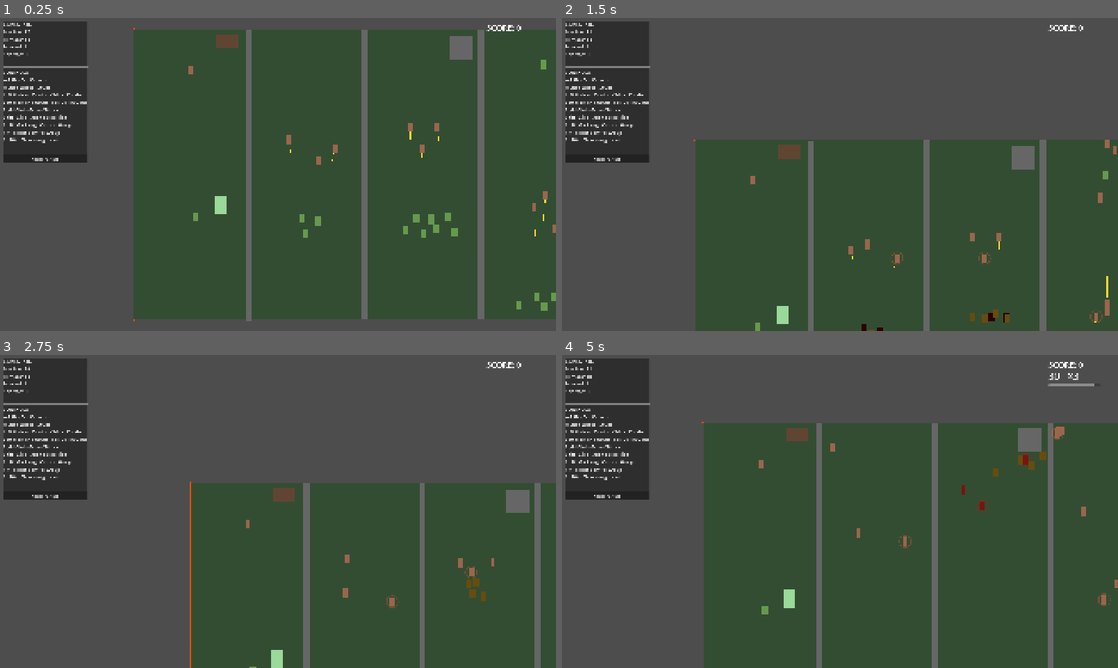
Above: before the commit, frames 1-4 (two rows, left to right).
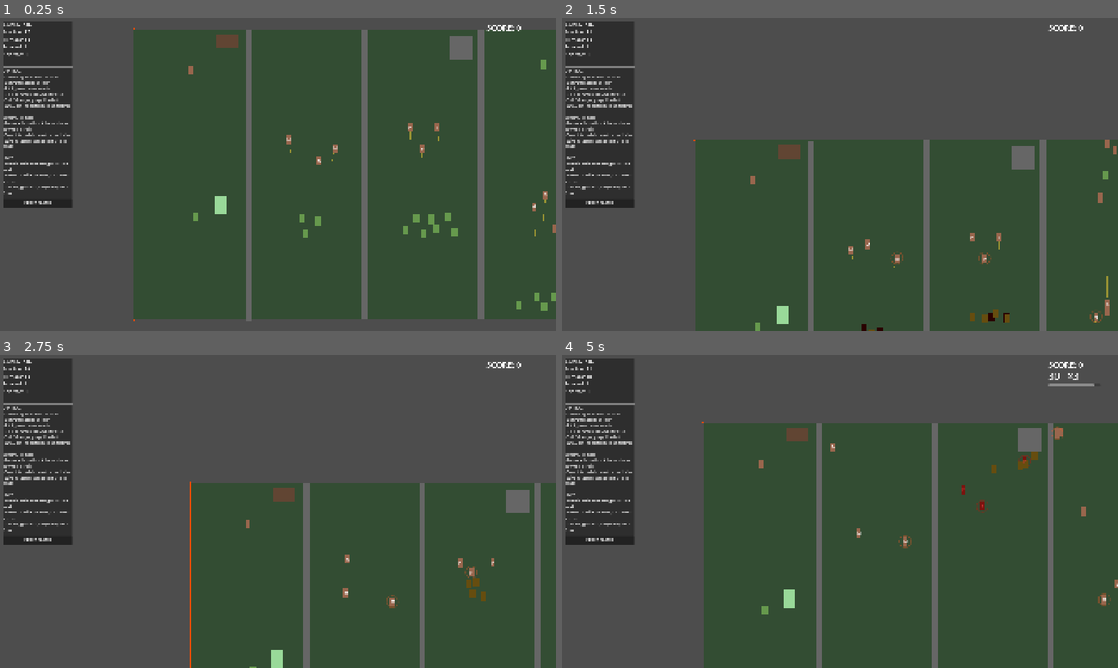
Above: after the commit, the same moments.

Repository: bengoodvach-draffin/dead-corps
Game: Godot game, scene res://scenes/sandbox_level_human_testing.tscn
The game is run twice, just before and just after one commit, with the same random seed, the same clock (stepped at 60 frames per second) and the same inputs. This scene is started directly instead of the project's main scene.
Inputs (mouse positions are in pixels of both pictures, inside the frame that each line leads up to):
- Up to frame 1 (0.25 s): no input
- Up to frame 2 (1.5 s): tap Enter at 0.5 s; move the mouse to (812, 237) at 0.52 s; hold Right mouse button (command) 0.53-1.28 s; hold Up from 0.53 s (still down); click (812, 237) at 0.8 s; move the mouse to (1006, 221) at 1.27 s; click (1006, 221) at 1.35 s
- Up to frame 3 (2.75 s): right-click (444, 558) at 1.55 s; move the mouse to (111, 464) at 2.02 s; release Up at 2.03 s; hold Left from 2.03 s (still down); hold S (camera_down) from 2.03 s (still down); click (111, 464) at 2.3 s
- Up to frame 4 (5 s): move the mouse to (867, 511) at 2.77 s; release S (camera_down) at 2.78 s; tap A (camera_left) at 2.85 s; right-click (867, 511) at 3.05 s; move the mouse to (756, 433) at 3.52 s; release Left at 3.53 s; hold Down 3.53-4.28 s; hold D (camera_right) 3.53-4.28 s; click (756, 433) at 3.8 s; move the mouse to (962, 495) at 4.27 s; hold Right from 4.28 s (still down); tap W (camera_up) at 4.35 s; right-click (962, 495) at 4.55 s

The runs differ from the first frame. In frame 1, 4.0% of the frame differs, in the area x 0-99%, y 1-70%; in frame 2, 4.0%; in frame 3, 4.0%; in frame 4, 4.2%, in the area x 0-100%, y 1-79%.
Error in both runs: Out of bounds get index '4' (on base: 'Array[int]') (res://scripts/fear_detector.gd:62)

Commit message:
Visual + pathing pass: zombie nav, HUD/readability polish (v0.43.0)
Zombie pathing (closes the long-standing no-nav-pursuit flag for zombies):
- zombie.gd nav_move_toward(): drives the (previously dormant)
  NavigationAgent2D — sets the target, steers to the next path point, so
  movement routes around buildings/walls. Avoidance stays off (no RVO,
  deterministic). Falls back to straight-line if the path isn't ready.
- Used by calm commanded moves (_tick_calm) and feral pursuit
  (feral_brain). Pounce flight stays straight-line (in-range lunge); the
  pounce-range check is unchanged, so the final ~40px closes directly.
Readability / HUD:
- human.gd: fill lines drawn at 50% alpha (ambient, not in-your-face);
  armed classes stamped with a class letter — M / P / G (civilians blank),
  drawn above the body and click-transparent.
- combo_hud.gd: the bank "+amount" is now large and gold (the payoff
  reads), flying up into SCORE.
- debug_overlay.gd: rewritten — v2 controls, a concise combo-scoring
  summary, and a unit colour/letter legend; smaller font + word-wrap
  pinned to ~the controls-line width so long lines wrap instead of
  widening the panel.
(Verified separately: feral pursuit and commanded moves are the same
zombie_speed — the "feral feels faster" was BOID crowding of grouped
calm moves, not a base-speed bug; nav reduces the stalling that fed it.)
Parse gate clean; verified boot + playtest.

Diff:
--- a/scenes/puzzle_test_2.tscn
+++ b/scenes/puzzle_test_2.tscn
@@ -455,13 +455,13 @@
 alignment_rate = 0.3
 
 [node name="Human5" parent="TestLevel/Level 7" unique_id=1346925049 instance=ExtResource("7_75tbc")]
-position = Vector2(-744, -204)
+position = Vector2(-745, -290)
 initial_state = 1
 cohesion_strength = 12.0
 alignment_rate = 0.3
 
 [node name="Human77" parent="TestLevel/Level 7" unique_id=502029967 instance=ExtResource("7_75tbc")]
-position = Vector2(-743, -149)
+position = Vector2(-744, -235)
 initial_state = 1
 patrol_mode = 1
 patrol_waypoints = Array[Vector2]([Vector2(50, -421), Vector2(170, -421), Vector2(170, -190)])
@@ -469,13 +469,13 @@
 alignment_rate = 0.3
 
 [node name="Human78" parent="TestLevel/Level 7" unique_id=1388837837 instance=ExtResource("7_75tbc")]
-position = Vector2(-807, -189)
+position = Vector2(-808, -275)
 initial_state = 1
 cohesion_strength = 12.0
 alignment_rate = 0.3
 
 [node name="Human79" parent="TestLevel/Level 7" unique_id=1662098579 instance=ExtResource("7_75tbc")]
-position = Vector2(-806, -134)
+position = Vector2(-807, -220)
 initial_state = 1
 patrol_mode = 1
 patrol_waypoints = Array[Vector2]([Vector2(50, -421), Vector2(170, -421), Vector2(170, -190)])
@@ -483,7 +483,7 @@
 alignment_rate = 0.3
 
 [node name="Human80" parent="TestLevel/Level 7" unique_id=1139135141 instance=ExtResource("7_75tbc")]
-position = Vector2(-731, -259)
+position = Vector2(-740, -176)
 initial_state = 1
 defender_class = 1
 patrol_mode = 1
@@ -492,7 +492,7 @@
 alignment_rate = 0.3
 
 [node name="Human81" parent="TestLevel/Level 7" unique_id=1466917842 instance=ExtResource("7_75tbc")]
-position = Vector2(-810, -259)
+position = Vector2(-819, -176)
 initial_state = 1
 defender_class = 1
 patrol_mode = 1
@@ -501,13 +501,13 @@
 alignment_rate = 0.3
 
 [node name="Human82" parent="TestLevel/Level 7" unique_id=1961149042 instance=ExtResource("7_75tbc")]
-position = Vector2(-626, -162)
+position = Vector2(-627, -248)
 initial_state = 1
 cohesion_strength = 12.0
 alignment_rate = 0.3
 
 [node name="Human83" parent="TestLevel/Level 7" unique_id=110038738 instance=ExtResource("7_75tbc")]
-position = Vector2(-625, -107)
+position = Vector2(-626, -193)
 initial_state = 1
 patrol_mode = 1
 patrol_waypoints = Array[Vector2]([Vector2(50, -421), Vector2(170, -421), Vector2(170, -190)])
@@ -515,13 +515,13 @@
 alignment_rate = 0.3
 
 [node name="Human84" parent="TestLevel/Level 7" unique_id=672388259 instance=ExtResource("7_75tbc")]
-position = Vector2(-689, -147)
+position = Vector2(-690, -233)
 initial_state = 1
 cohesion_strength = 12.0
 alignment_rate = 0.3
 
 [node name="Human85" parent="TestLevel/Level 7" unique_id=965115023 instance=ExtResource("7_75tbc")]
-position = Vector2(-688, -92)
+position = Vector2(-689, -178)
 initial_state = 1
 patrol_mode = 1
 patrol_waypoints = Array[Vector2]([Vector2(50, -421), Vector2(170, -421), Vector2(170, -190)])
@@ -529,7 +529,7 @@
 alignment_rate = 0.3
 
 [node name="Human86" parent="TestLevel/Level 7" unique_id=107819186 instance=ExtResource("7_75tbc")]
-position = Vector2(-613, -217)
+position = Vector2(-622, -134)
 initial_state = 1
 defender_class = 1
 patrol_mode = 1
@@ -538,7 +538,7 @@
 alignment_rate = 0.3
 
 [node name="Human87" parent="TestLevel/Level 7" unique_id=1024506189 instance=ExtResource("7_75tbc")]
-position = Vector2(-692, -217)
+position = Vector2(-701, -134)
 initial_state = 1
 defender_class = 1
 patrol_mode = 1
--- a/scripts/combo_hud.gd
+++ b/scripts/combo_hud.gd
@@ -87,7 +87,8 @@
 
 	# Bank "+amount" pop, near the combo readout.
 	_bank_label = Label.new()
-	_bank_label.add_theme_font_size_override("font_size", 30)
+	_bank_label.add_theme_font_size_override("font_size", 48)   # big — the bank is the payoff
+	_bank_label.add_theme_color_override("font_color", Color(1.0, 0.9, 0.15))   # gold
 	_bank_label.position = Vector2(210.0, 14.0)
 	_bank_label.modulate = Color(1.0, 1.0, 1.0, 0.0)
 	add_child(_bank_label)
@@ -105,9 +106,9 @@
 func _on_banked(amount: int, _pot: int, _multiplier: int) -> void:
 	var view_w := get_viewport().get_visible_rect().size.x
 	_bank_label.text = "+%d" % amount
-	_bank_label.position = Vector2(view_w - 240.0, 48.0)
-	_bank_label.modulate = Color(0.45, 1.0, 0.45, 1.0)
+	_bank_label.position = Vector2(view_w - 260.0, 52.0)
+	_bank_label.modulate = Color(1.0, 1.0, 1.0, 1.0)   # full opacity; gold comes from font_color
 	var t := create_tween()
 	t.set_parallel(true)
-	t.tween_property(_bank_label, "position:y", 16.0, 0.6)
-	t.tween_property(_bank_label, "modulate:a", 0.0, 0.6)
+	t.tween_property(_bank_label, "position:y", 18.0, 0.7)
+	t.tween_property(_bank_label, "modulate:a", 0.0, 0.7)
--- a/scripts/debug_overlay.gd
+++ b/scripts/debug_overlay.gd
@@ -23,18 +23,28 @@
 	await get_tree().process_frame
 	game_manager = get_tree().get_first_node_in_group("game_manager")
 
-	# Set up controls text
-	controls_label.text = """CONTROLS:
-WASD - Pan Camera
-Mouse Wheel - Zoom
-Left Click on Zombie - Select Zombies
-Left Click on Human - See Vision Cone
-Right Click - Move/Attack
-Shift+Click - Add to Selection
-Ctrl+1-9 - Assign Control Group
-1-9 - Select Control Group
-Ctrl+0 - Clear Assignment
-"""
+	# Controls + scoring + unit legend. Small font + word-wrap, pinned to ~the WASD-line
+	# width so long items wrap onto new lines instead of widening the panel.
+	controls_label.add_theme_font_size_override("font_size", 12)
+	controls_label.autowrap_mode = TextServer.AUTOWRAP_WORD_SMART
+	controls_label.custom_minimum_size = Vector2(230.0, 0.0)
+	controls_label.text = """CONTROLS
+- LMB / drag: select calm zombies
+- Shift+LMB: add to selection
+- RMB ground: move selected
+- RMB on human: RELEASE (go feral)
+- Ctrl+1-9 assign group, 1-9 select
+- WASD pan, wheel zoom, Reset restarts
+
+SCORING (combo)
+- Pounce kills build a pot; longer chains pay more per kill
+- Burst + terror kills raise the x multiplier
+- Window lapses: bank pot x mult into SCORE
+
+UNITS
+- Zombie: white calm, orange feral, red dead
+- Human: M militia, P police, G GI, blank civilian
+- Cowering pale-blue, corpse red, line = filling"""
 
 	# Connect reset button
 	if reset_button:
--- a/scripts/feral_brain.gd
+++ b/scripts/feral_brain.gd
@@ -91,7 +91,9 @@
 	if dist <= GameConfig.pounce_range and not _target.is_pounce_claimed():
 		return Result.READY_TO_POUNCE
 
-	_owner.step_toward(_target.global_position, GameConfig.zombie_speed)
+	# Nav-pathed pursuit — routes around buildings/walls toward the prey (the final
+	# ~pounce_range closes straight-line, handled by the range check above).
+	_owner.nav_move_toward(_target.global_position, GameConfig.zombie_speed)
 	return Result.PURSUING
 
 
--- a/scripts/human.gd
+++ b/scripts/human.gd
@@ -177,6 +177,8 @@
 		_fear.name = "FearDetector"
 		add_child(_fear)
 		_fear.setup(self)
+
+		_add_class_label()
 
 
 ## Editor-only redraw so patrol-path visuals update while placing waypoints.
@@ -320,6 +322,29 @@
 ## the only unarmed class — they flee on fill completion (3.2) instead.
 func is_armed() -> bool:
 	return defender_class != DefenderClass.CIVILIAN
+
+
+## Stamps a class letter on the unit so the roster reads at a glance: M/P/G for the
+## armed classes; civilians stay blank (they're the bulk). Runtime only.
+func _add_class_label() -> void:
+	var letter := ""
+	match defender_class:
+		DefenderClass.MILITIA:
+			letter = "M"
+		DefenderClass.POLICE:
+			letter = "P"
+		DefenderClass.GI:
+			letter = "G"
+	if letter == "":
+		return
+	var label := Label.new()
+	label.text = letter
+	label.add_theme_font_size_override("font_size", 16)
+	label.add_theme_color_override("font_color", Color.WHITE)
+	label.position = Vector2(-5.0, -11.0)   # roughly centred on the ~24px unit
+	label.z_index = 10                       # above the body
+	label.mouse_filter = Control.MOUSE_FILTER_IGNORE   # don't eat selection clicks
+	add_child(label)
 
 
 # === LINE OF SIGHT (buildings block) ===
@@ -540,5 +565,6 @@
 	if to == Vector2.ZERO:
 		return
 	var seg_len := minf(length, to.length())
-	var col := Color(1.0, 0.3, 0.2) if _fill_front.is_reached() else Color(1.0, 0.85, 0.2)
+	# Half-transparent so a field of fill lines reads as ambient, not in-your-face.
+	var col := Color(1.0, 0.3, 0.2, 0.5) if _fill_front.is_reached() else Color(1.0, 0.85, 0.2, 0.5)
 	draw_line(Vector2.ZERO, to.normalized() * seg_len, col, 2.0)
--- a/scripts/zombie.gd
+++ b/scripts/zombie.gd
@@ -108,8 +108,9 @@
 func _tick_calm(delta: float) -> void:
 	if has_target:
 		# Commanded move at the chase speed (§9 zombie_speed). Read live from config
-		# (robust to LevelConfig push order) — same speed as feral pursuit.
-		if step_toward(target_position, GameConfig.zombie_speed, 5.0):
+		# (robust to LevelConfig push order) — same speed as feral pursuit. Nav-pathed
+		# so the move routes around buildings/walls instead of stalling on them.
+		if nav_move_toward(target_position, GameConfig.zombie_speed):
 			has_target = false
 		_was_moving = true
 	else:
@@ -165,6 +166,27 @@
 	_feral.clear()
 	modulate = CALM_TINT
 	_shamble.set_anchor(global_position)
+
+
+## Moves toward `point` along the navmesh (around buildings/walls) at `speed`, returning
+## true once within arrive_dist of the FINAL point. Used by calm commanded moves and
+## feral pursuit (zombie pathing); pounce flight stays straight-line (in-range lunge).
+## Drives the NavigationAgent2D (avoidance off — deterministic); falls back to a straight
+## line if the agent is missing or the path isn't ready yet.
+func nav_move_toward(point: Vector2, speed: float, arrive_dist: float = 5.0) -> bool:
+	if global_position.distance_to(point) <= arrive_dist:
+		velocity = Vector2.ZERO
+		return true
+	if nav_agent == null:
+		return step_toward(point, speed, arrive_dist)
+	nav_agent.target_position = point
+	var dir := nav_agent.get_next_path_position() - global_position
+	if dir.length() < 0.01:
+		dir = point - global_position   # path not ready / next ≈ here → straight line
+	if dir.length() > 0.01:
+		velocity = dir.normalized() * speed
+		move_and_slide()
+	return false
 
 
 ## BOID separation/alignment params, tuned per state (set before the forces run).
Not shown, changed: export_presets.cfg
